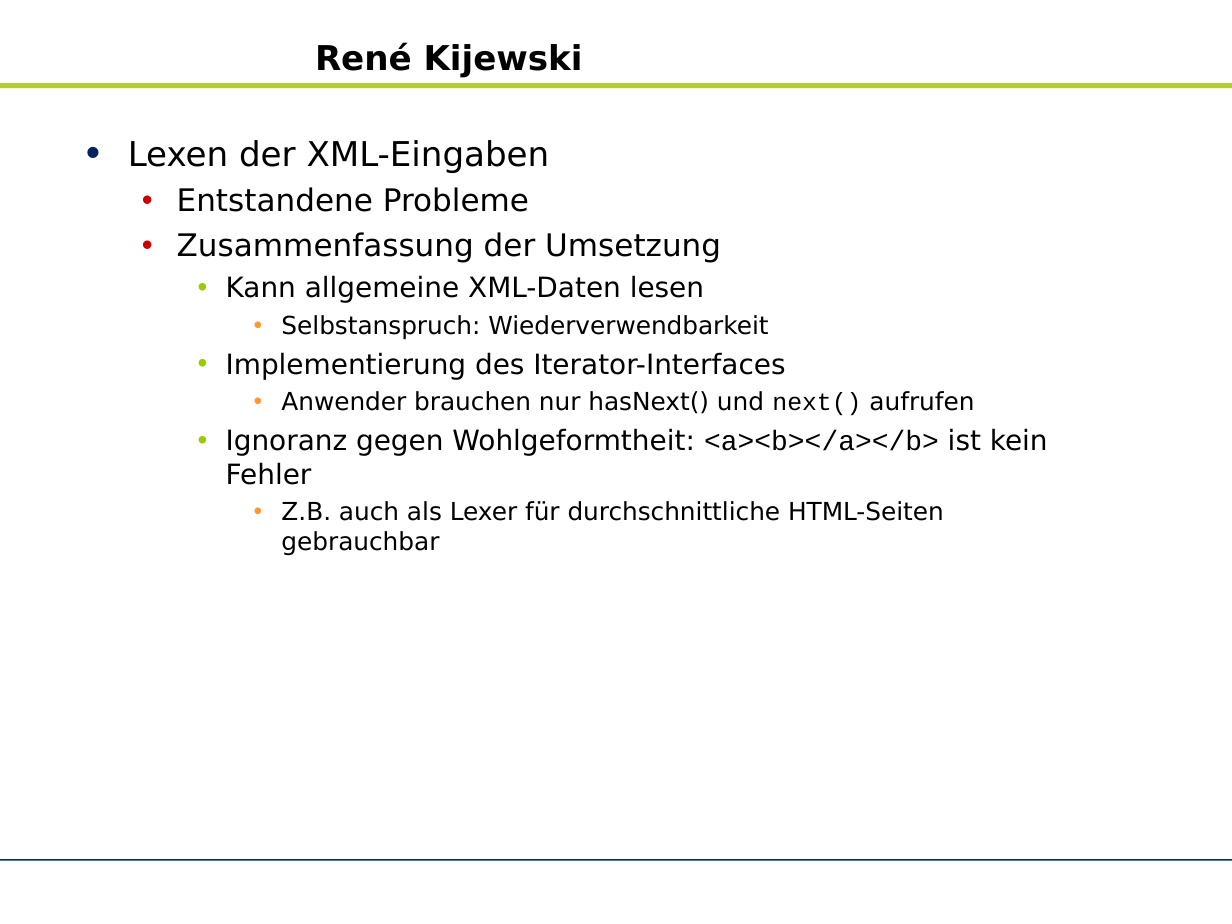
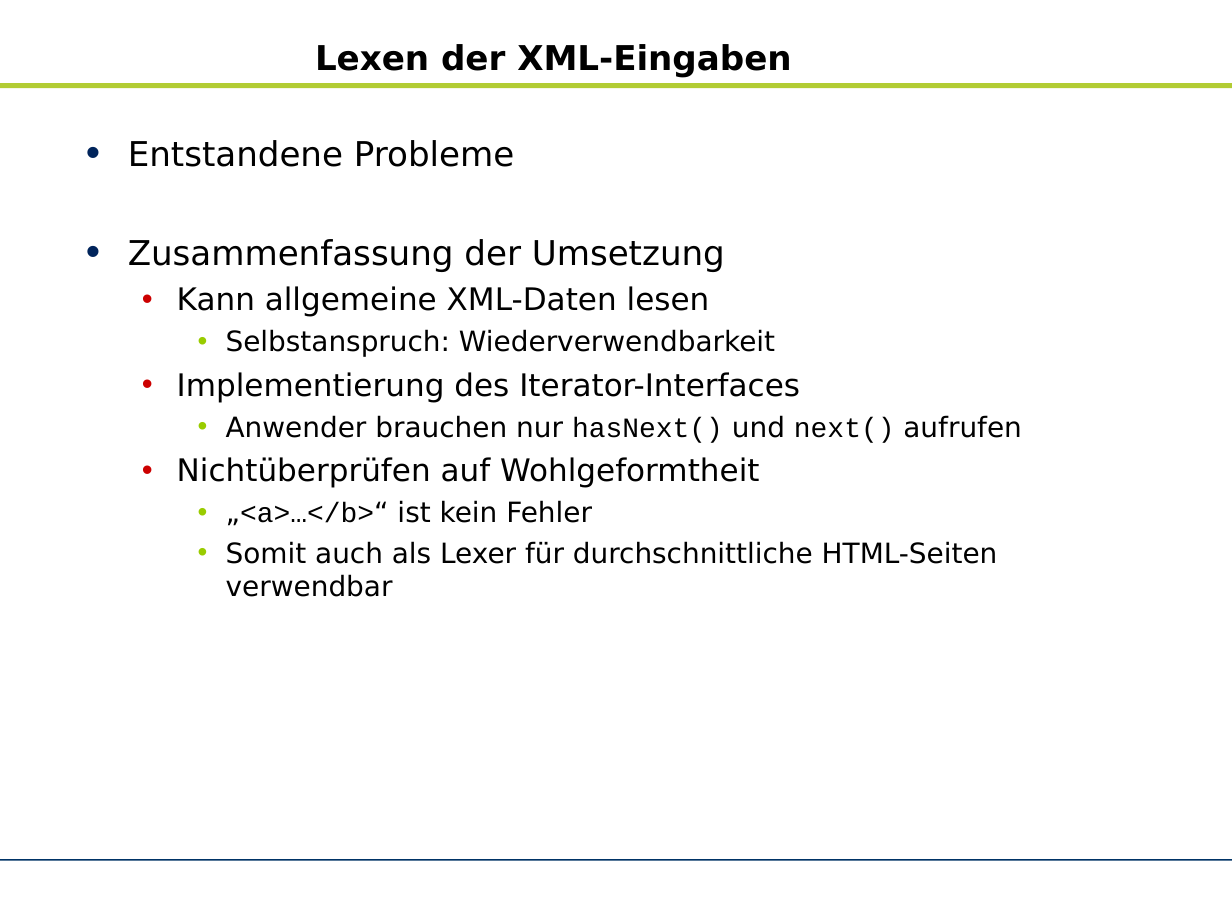
Before and after one commit to zhongxinhua/sose10-swp-uebersetzerbau, a slide deck: slide 17 of trunk/dokumentation/rk-kundenpraesentation/rk-kundenpraesentation.odp (slide 20 before the commit). Drawn at 1232x924 pixels with LibreOffice and Linux fonts; fonts in the diff are those of the drawing; background and template pictures are left out. Boxes give left, top, right and bottom in pixels: in the first picture for what was removed or moved away, otherwise in the second. Text is boxed around its words. In the diff, an @@ line names an element or a change of style, - is before the commit and + after.

```diff
--- a/trunk/dokumentation/rk-kundenpraesentation/rk-kundenpraesentation.odp
+++ b/trunk/dokumentation/rk-kundenpraesentation/rk-kundenpraesentation.odp
@@ title at [315,44,791,77]: text changed @@
-René Kijewski
+Lexen der XML-Eingaben
@@ text at [128,140,550,173]: paragraph removed @@
-• Lexen der XML-Eingaben
@@ text at [128,140,1021,443]: size 20 to 22 pt in "Entstandene Probleme", "Zusammenfassung der Umsetzung"; size 18 to 20 pt in "Kann allgemeine XML-Daten lesen", "Implementierung des Iterator-Interfaces"; size 16 to 18 pt in "Selbstanspruch: Wiederverwendbarkeit", "Anwender brauchen nur hasNext() und next() aufrufen"; font DejaVu Sans to Courier New in "hasNext()"; list level 2 to 1 in "Entstandene Probleme"; bullet colour #CC0000 to #00245B; list level 2 to 1 in "Zusammenfassung der Umsetzung"; list level 3 to 2 in "Kann allgemeine XML-Daten lesen"; bullet colour #99CC00 to #CC0000; list level 4 to 3 in "Selbstanspruch: Wiederverwendbarkeit"; bullet colour #FF9933 to #99CC00; list level 3 to 2 in "Implementierung des Iterator-Interfaces"; list level 4 to 3 in "Anwender brauchen nur hasNext() und ..." @@
@@ text at [177,457,998,597]: text changed; size 16 to 18 pt @@
-    • Ignoranz gegen Wohlgeformtheit: <a><b></a></b> ist kein Fehler
-      • Z.B. auch als Lexer für durchschnittliche HTML-Seiten gebrauchbar
+  • Nichtüberprüfen auf Wohlgeformtheit
+    • „<a>…</b>“ ist kein Fehler
+    • Somit auch als Lexer für durchschnittliche HTML-Seiten verwendbar
```
Also in this commit, not shown: 20 other slides changed, 9 slides added, 6 slides removed, 1 other file.
